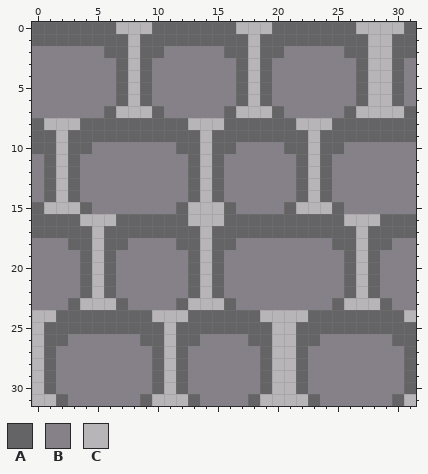
File history of a pixel-art sprite, Images/wall.png. Above, as it was before the edit.
The file is 64x64 pixels, drawn in blocks of 2x2; one block is one cell here.
Palette (. is transparent): A #646365  B #868188  C #b8b5b9
And afterwards:
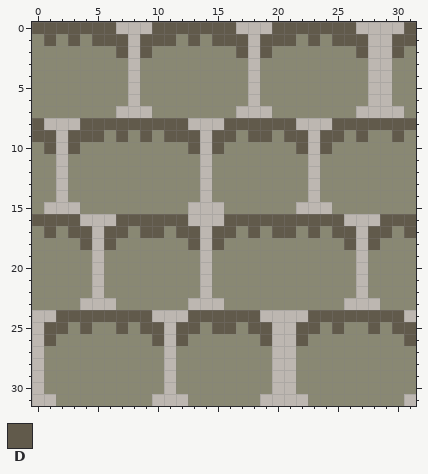
Colours new in this view: D #615a4b
Difference:
Colour B changes from #868188 to #898873.
Colour C changes from #b8b5b9 to #bdb7b1.
The edit turns colour A into colour B in row 1 at x 0, 2, 4, 12, 14, 22 and 24; in row 2 at x 6, 10, 16, 20, 26 and 31; in rows 3 to 6 at x 7, 9, 17, 19, 27 and 30; in row 7 at x 6, 10, 16, 20, 26 and 31; in row 9 at x 6, 8, 10, 17, 20, 26, 28 to 29 and 31; in row 10 at x 0, 4, 12, 16, 21 and 25.
The edit turns colour A into colour B in rows 11 to 14 at x 1, 3, 13, 15, 22 and 24; in row 15 at x 0, 4, 12, 16, 21 and 25; in row 17 at x 0, 2, 8, 11, 17, 19, 22, 24 and 30; in row 18 at x 3, 7, 12, 16, 25 and 29; in rows 19 to 22 at x 4, 6, 13, 15, 26 and 28; in row 23 at x 3, 7, 12, 16, 25 and 29.
The edit turns colour A into colour B in row 25 at x 3, 5 to 6, 8, 14, 17, 24, 26 to 27 and 29; in row 26 at x 2, 9, 13, 18, 23 and 30; in rows 27 to 30 at x 1, 10, 12, 19, 22 and 31; in row 31 at x 2, 9, 13, 18, 23 and 30.
The edit turns colour A into colour D in row 0 at x 0 to 6, 10 to 16, 20 to 26 and 31; in row 1 at x 1, 3, 5 to 7, 9 to 11, 13, 15 to 17, 19 to 21, 23, 25 to 27 and 30 to 31; in row 2 at x 7, 9, 17, 19, 27 and 30; in row 8 at x 0, 4 to 12, 16 to 21 and 25 to 31; in row 9 at x 0 to 1, 3 to 5, 7, 9, 11 to 13, 15 to 16, 18 to 19, 21 to 22, 24 to 25, 27 and 30; in row 10 at x 1, 3, 13, 15, 22 and 24.
The edit turns colour A into colour D in row 16 at x 0 to 3, 7 to 12, 16 to 25 and 29 to 31; in row 17 at x 1, 3 to 4, 6 to 7, 9 to 10, 12 to 13, 15 to 16, 18, 20 to 21, 23, 25 to 26, 28 to 29 and 31; in row 18 at x 4, 6, 13, 15, 26 and 28; in row 24 at x 2 to 9, 13 to 18 and 23 to 30; in row 25 at x 1 to 2, 4, 7, 9 to 10, 12 to 13, 15 to 16, 18 to 19, 22 to 23, 25, 28 and 30 to 31; in row 26 at x 1, 10, 12, 19, 22 and 31.
Changed places in both pictures, as pixel boxes (x1, y1, x2, y2):
changed: (32, 22, 416, 406)
